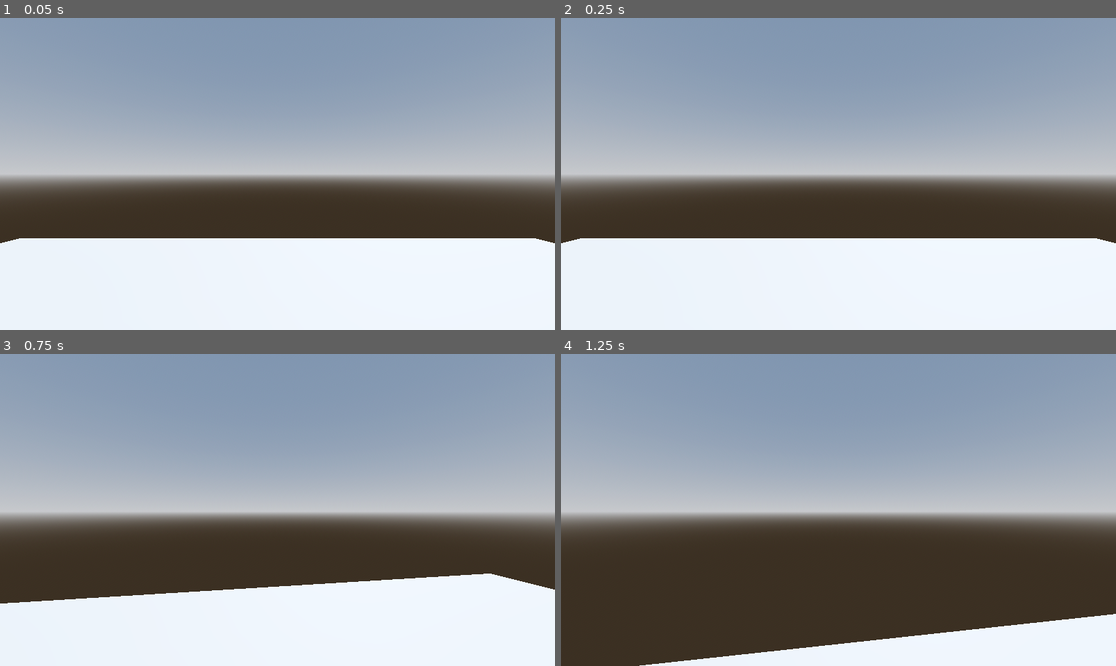
Above: before the commit, frames 1-4 (two rows, left to right).
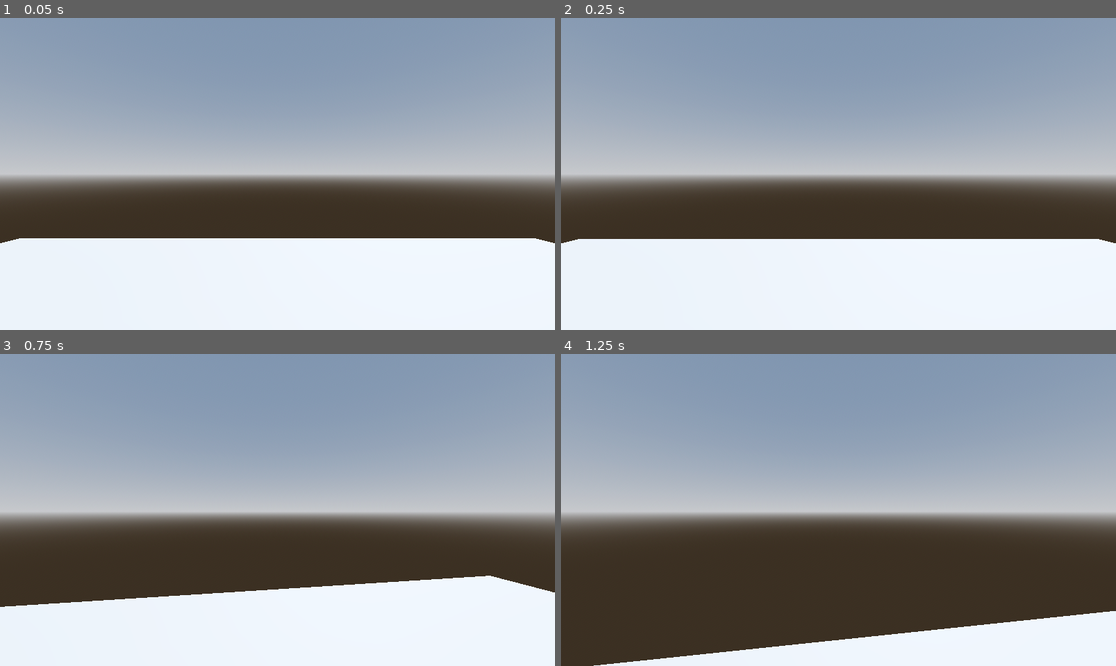
Above: after the commit, the same moments.

Repository: JacobMillner/godot-sandbox
Game: Godot game, scene res://Maps/level_1.tscn
The game is run twice, just before and just after one commit, with the same random seed, the same clock (stepped at 60 frames per second) and the same inputs.
Inputs (mouse positions are in pixels of both pictures, inside the frame that each line leads up to):
- Up to frame 1 (0.05 s): no input
- Up to frame 2 (0.25 s): no input
- Up to frame 3 (0.75 s): tap Enter at 0.5 s; move the mouse to (305, 510) at 0.52 s; hold Up (ui_up) from 0.53 s (still down)
- Up to frame 4 (1.25 s): keep holding Up (ui_up); tap Space (jump) at 0.77 s

Frame 1 is identical in both runs. In frame 2, 0.2% of the frame differs, in the area x 0-100%, y 70-73%; in frame 3, 0.9%; in frame 4, 1.2%, in the area x 5-100%, y 82-100%.

Commit message:
move camera with head bob

Diff:
--- a/HorrorGame/Player/player.gd
+++ b/HorrorGame/Player/player.gd
@@ -1,11 +1,16 @@
 extends CharacterBody3D
 
 @onready var camera_3d = $Camera3D
+@onready var origCamPos : Vector3 = camera_3d.position
 var mouse_sense := 0.15
 var direction
 var speed := 4
 var jump := 30.0
 const GRAVITY := 5
+
+var _delta := 0.0
+var camBobSpeed := 10
+var camBobUpDown := 1
 
 func _ready():
 	Input.set_mouse_mode(Input.MOUSE_MODE_CAPTURED)
@@ -18,6 +23,10 @@
 		camera_3d.rotation.x = clamp(camera_3d.rotation.x, deg_to_rad(-89), deg_to_rad(89))
 
 func _process(delta):
+	process_camBob(delta)
+
+
+func _physics_process(delta):
 	process_movement(delta)
 
 func process_movement(delta):
@@ -42,3 +51,17 @@
 		velocity.y -= GRAVITY
 
 	move_and_slide()
+
+func process_camBob(delta):
+	_delta += delta
+
+	var cam_bob
+	var objCam
+	if direction != Vector3.ZERO:
+		cam_bob = floor(abs(direction.z) + abs(direction.x)) * _delta * camBobSpeed
+		objCam = origCamPos + Vector3.UP * sin(cam_bob) * camBobUpDown
+	else:
+		cam_bob = floor(abs(1) + abs(1)) * _delta * 0.5
+		objCam = origCamPos + Vector3.UP * sin(cam_bob) * camBobUpDown * 0.1
+
+	camera_3d.position = camera_3d.position.lerp(objCam, delta)
